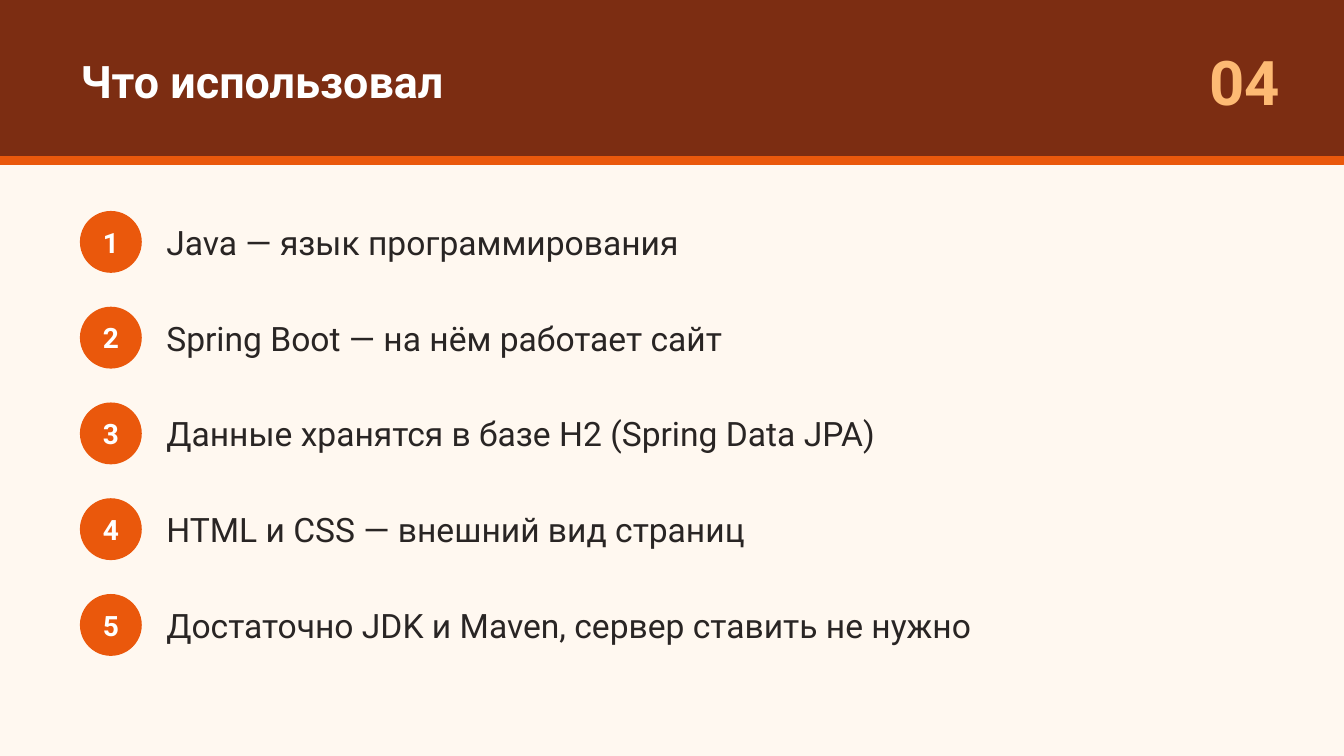
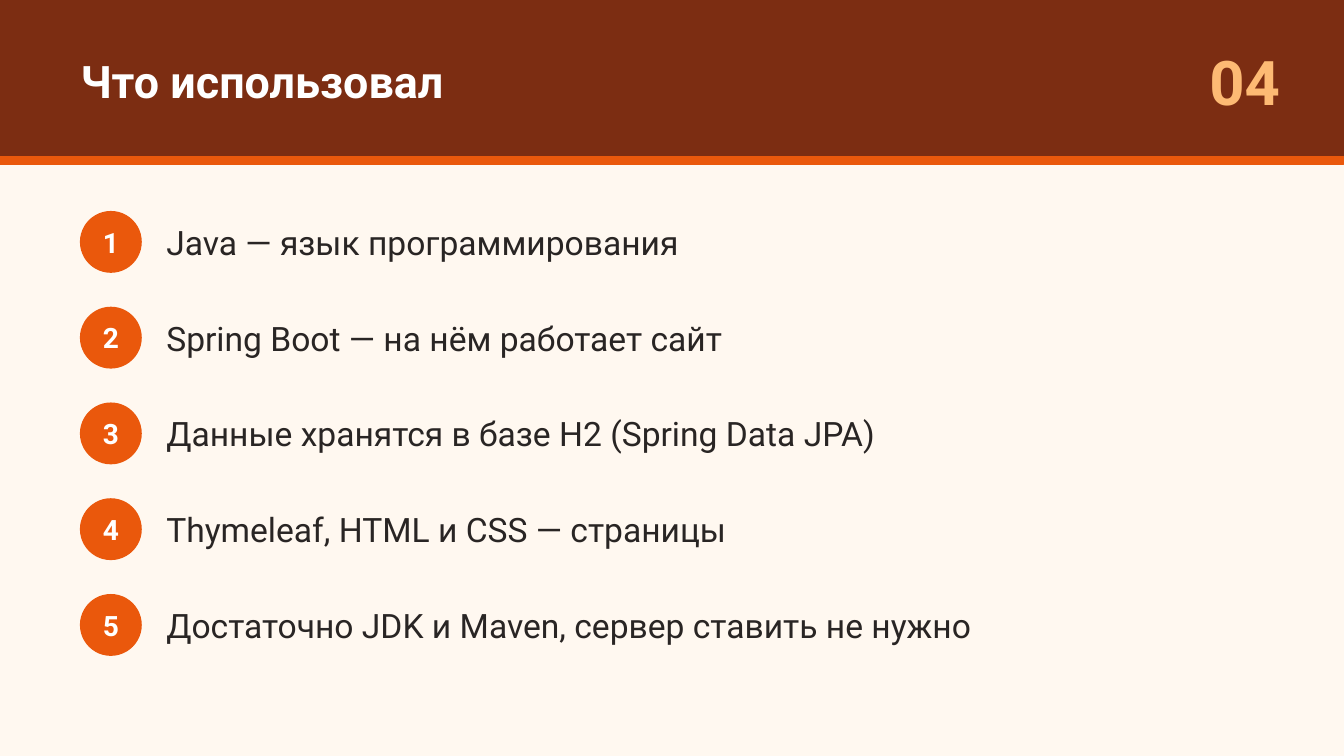
Before and after one commit to Vaag00/Yan_Max_kursovoi, a slide deck: slide 4 of Список_подарков_презентация.pptx. Drawn at 1344x756 pixels with LibreOffice and Linux fonts; fonts in the diff are those of the drawing. Boxes give left, top, right and bottom in pixels: in the first picture for what was removed or moved away, otherwise in the second. Text is boxed around its words. In the diff, an @@ line names an element or a change of style, - is before the commit and + after.

```diff
--- a/Список_подарков_презентация.pptx
+++ b/Список_подарков_презентация.pptx
@@ text at [166,516,726,549]: text changed @@
-HTML и CSS — внешний вид страниц
+Thymeleaf, HTML и CSS — страницы
```
Also in this commit, not shown: 3 other files.
